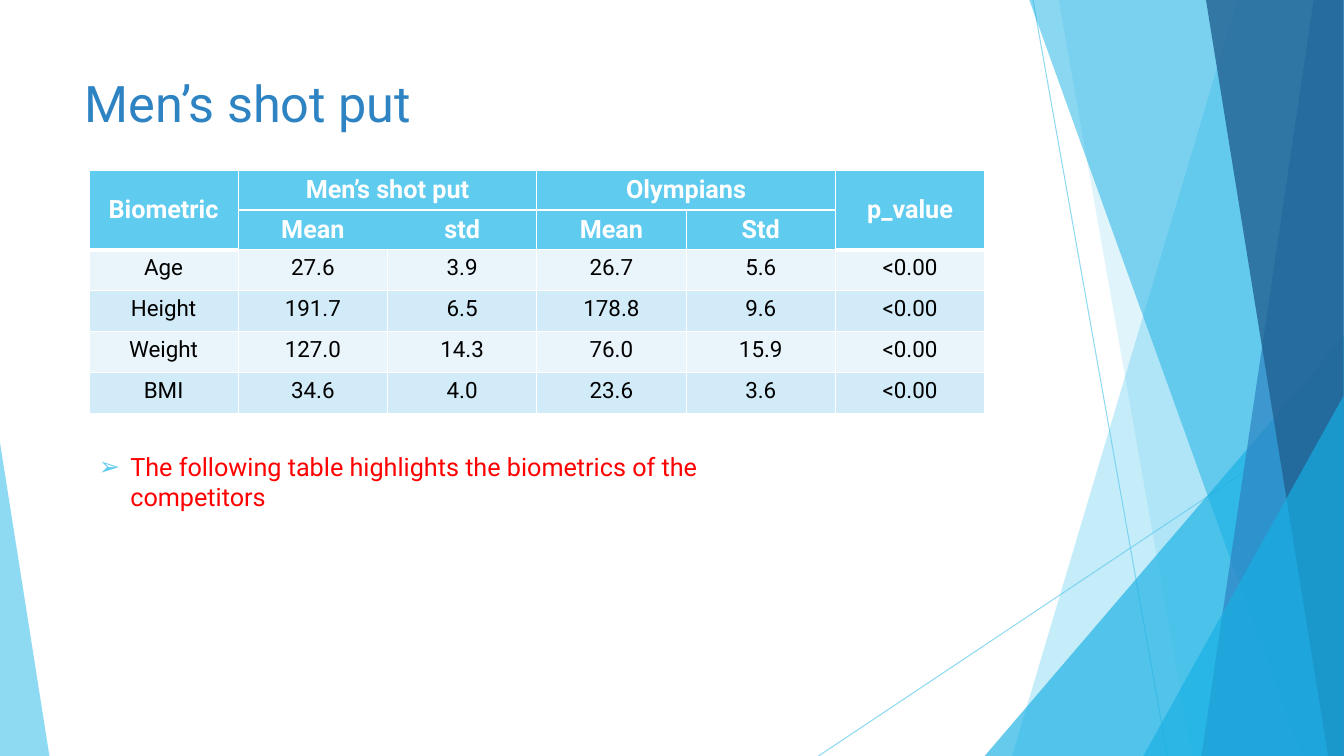
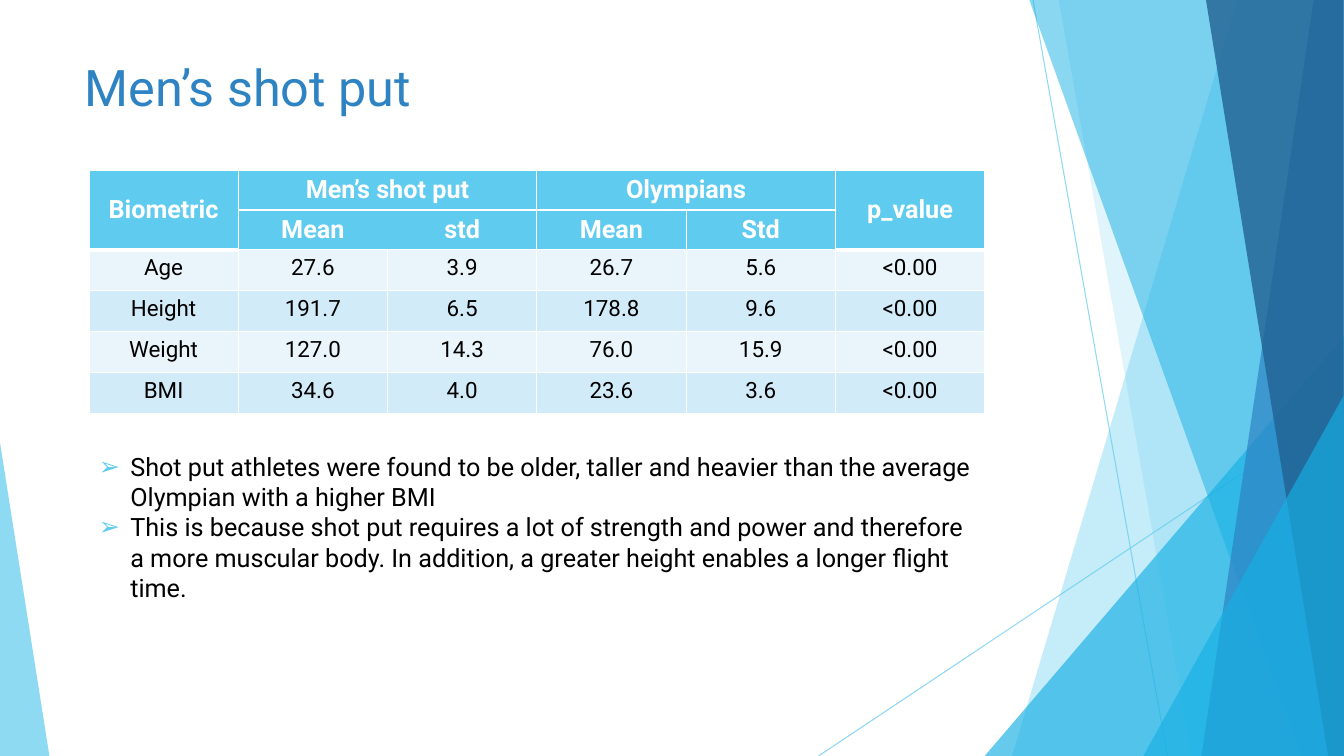
Before and after one commit to catherinekelly33/Portfolio_olympics, a slide deck: slide 13 of Results_presentation.pptx. Drawn at 1344x756 pixels with LibreOffice and Linux fonts; fonts in the diff are those of the drawing. Boxes give left, top, right and bottom in pixels: in the first picture for what was removed or moved away, otherwise in the second. Text is boxed around its words. In the diff, an @@ line names an element or a change of style, - is before the commit and + after.

Commit message:
addition of blog, presentation and Python code

```diff
--- a/Results_presentation.pptx
+++ b/Results_presentation.pptx
@@ title "Men’s shot put": place and size @@
-title "Men’s shot put" at (85, 84, 412, 133)
+title "Men’s shot put" at (85, 68, 412, 117)
@@ text at (130, 457, 970, 598): text changed; text colour #FF0000 to #000000 @@
-➢ The following table highlights the biometrics of the competitors
+➢ Shot put athletes were found to be older, taller and heavier than the average Olympian with a higher BMI
+➢ This is because shot put requires a lot of strength and power and therefore a more muscular body. In addition, a greater height enables a longer flight time.
```
Also in this commit, not shown: 20 other slides changed, 1 slide added, 4 other files.
